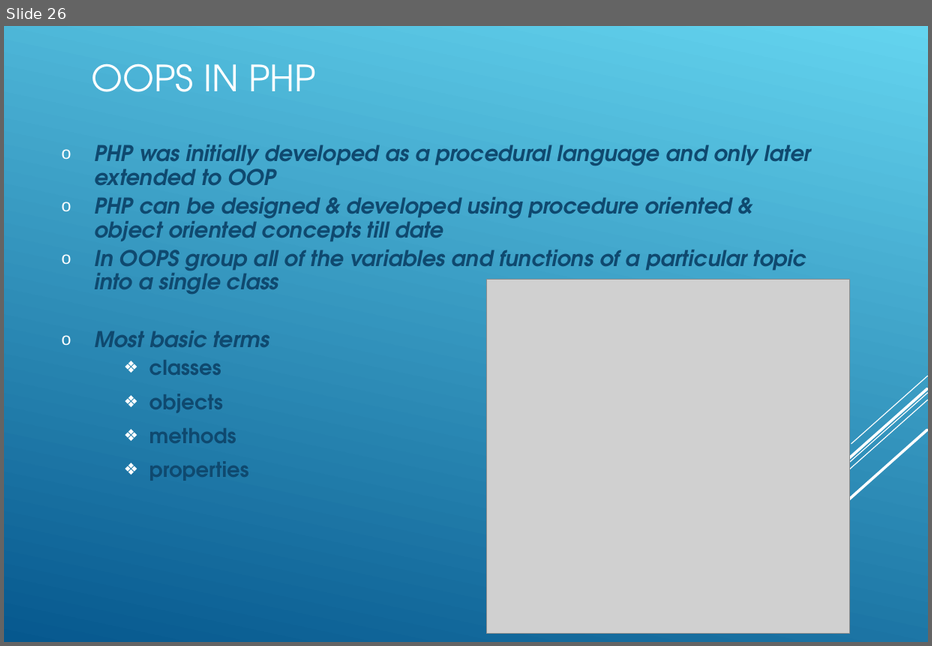
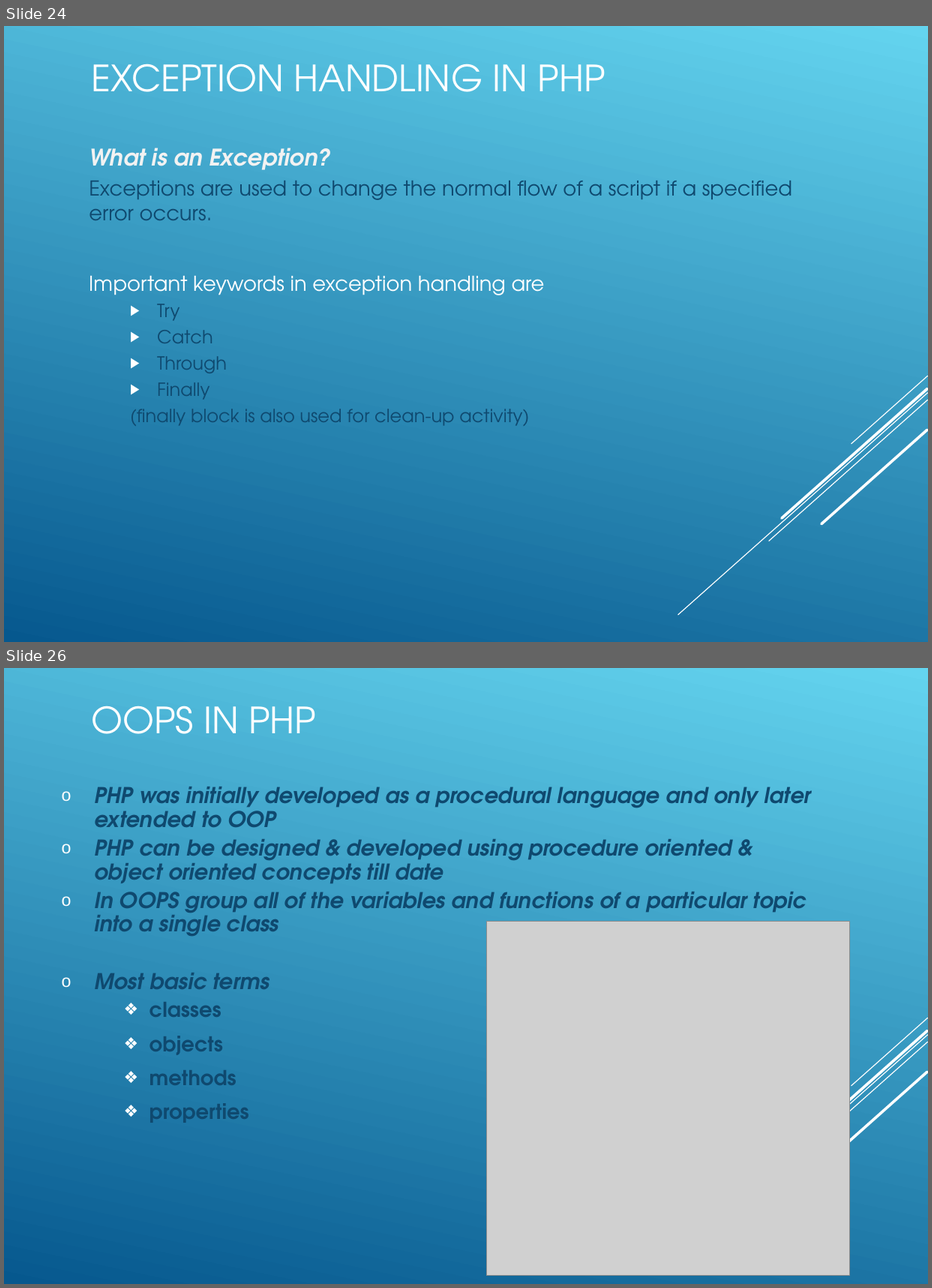
Before and after one commit to koushikgraj/PHP-Training, a slide deck: PHP-Presentation.ppt. Shown one above the other, each under a label of ours: slide 26 before the commit, slides 24 and 26 after it; the slides between them are not shown. The pictures are 932x646 and 932x1288 pixels, drawn with LibreOffice and Linux fonts; fonts in the diff are those of the drawing; grey boxes stand for pictures. Boxes give left, top, right and bottom in pixels: in the first picture for what was removed or moved away, otherwise in the second. Text is boxed around its words. In the diff, an @@ line names an element or a change of style, - is before the commit and + after.

```diff
--- a/PHP-Presentation.ppt
+++ b/PHP-Presentation.ppt
@@ slide 24 added at box(4, 26, 928, 642), background gradient #64D4EF to #06588E; not listed: 5 template elements that a slide beside it also shows @@
@@ title added at box(91, 64, 606, 92), 30 pt, text #FFFFFF @@
+EXCEPTION HANDLING IN PHP
@@ text added at box(89, 148, 792, 220), 17 pt, text #0F496F @@
+  What is an Exception?
+  Exceptions are used to change the normal flow of a script if a specified error occurs.
@@ subtitle added at box(89, 275, 545, 426), 15 pt, text #0F496F @@
+  Important keywords in exception handling are
+    ▶ Try
+    ▶ Catch
+    ▶ Through
+    ▶ Finally
+    (finally block is also used for clean-up activity)
```
Also in this commit, not shown: 1 slide changed, 4 other slides added, 1 slide removed, 13 other files.
